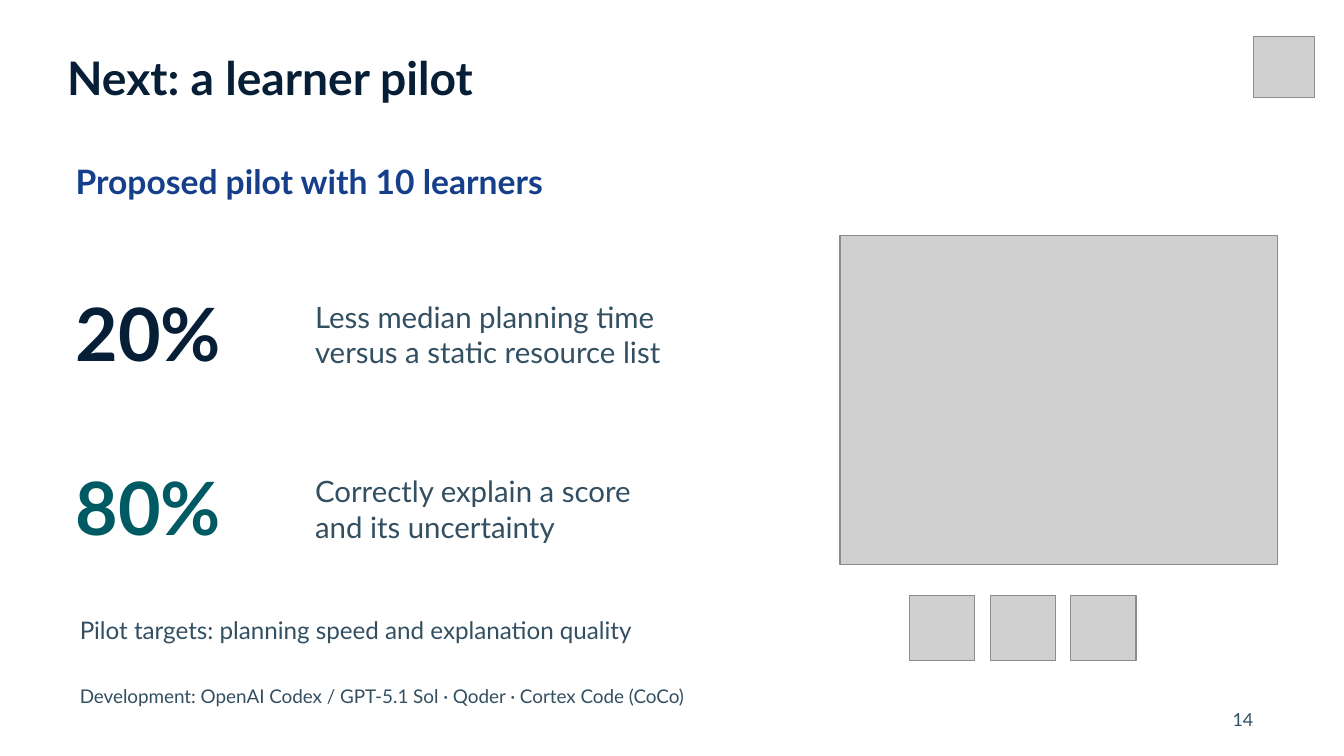
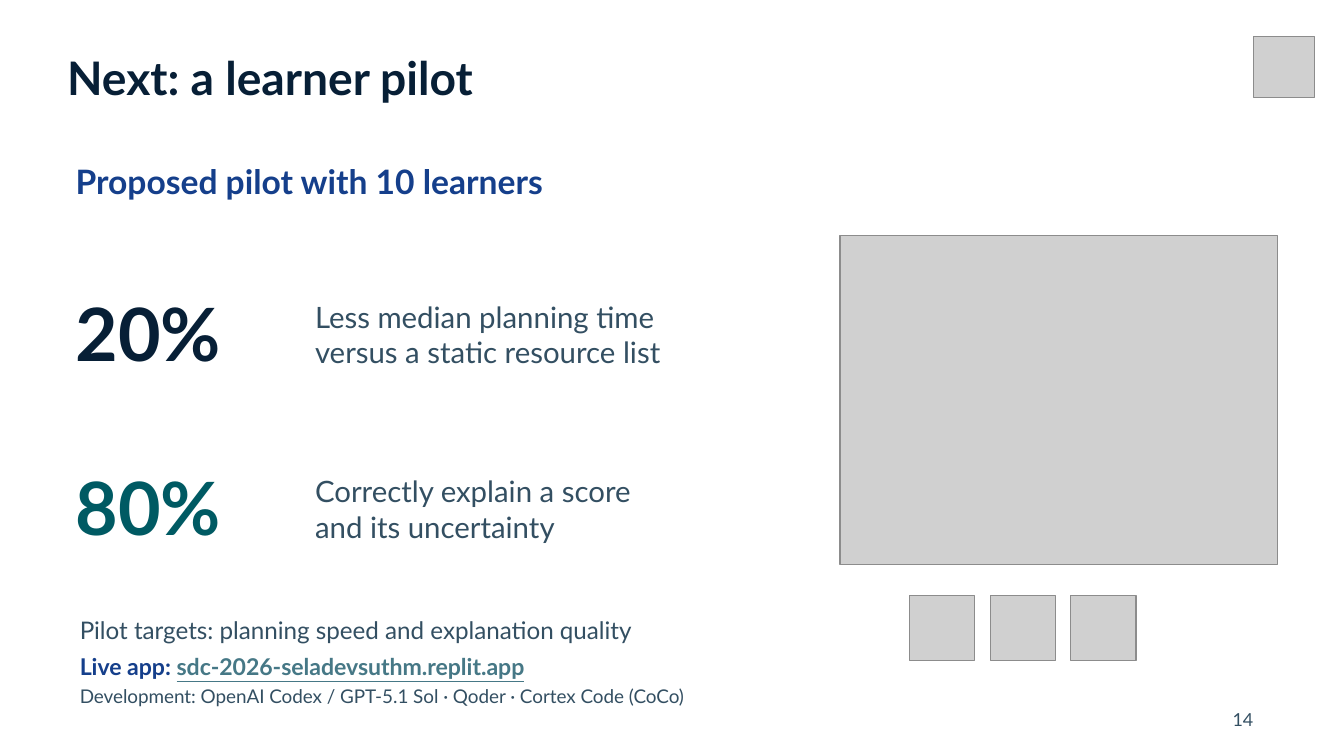
Before and after one commit to hzqfarhan/SDC2026-SELADEVSUTHM, a slide deck: slide 14 of submission-materials/SHIFTATLAS_PitchDeck.pptx. Drawn at 1344x756 pixels with LibreOffice and Linux fonts; fonts in the diff are those of the drawing; grey boxes stand for pictures; background and template pictures are left out. Boxes give left, top, right and bottom in pixels: in the first picture for what was removed or moved away, otherwise in the second. Text is boxed around its words. In the diff, an @@ line names an element or a change of style, - is before the commit and + after.

Commit message:
Publish live deployment link and final submission deck

```diff
--- a/submission-materials/SHIFTATLAS_PitchDeck.pptx
+++ b/submission-materials/SHIFTATLAS_PitchDeck.pptx
@@ text added at (80,658,525,679), 16.5 pt, text #467886, bold, underline @@
+Live app: sdc-2026-seladevsuthm.replit.app
```
Also in this commit, not shown: 7 other files.
